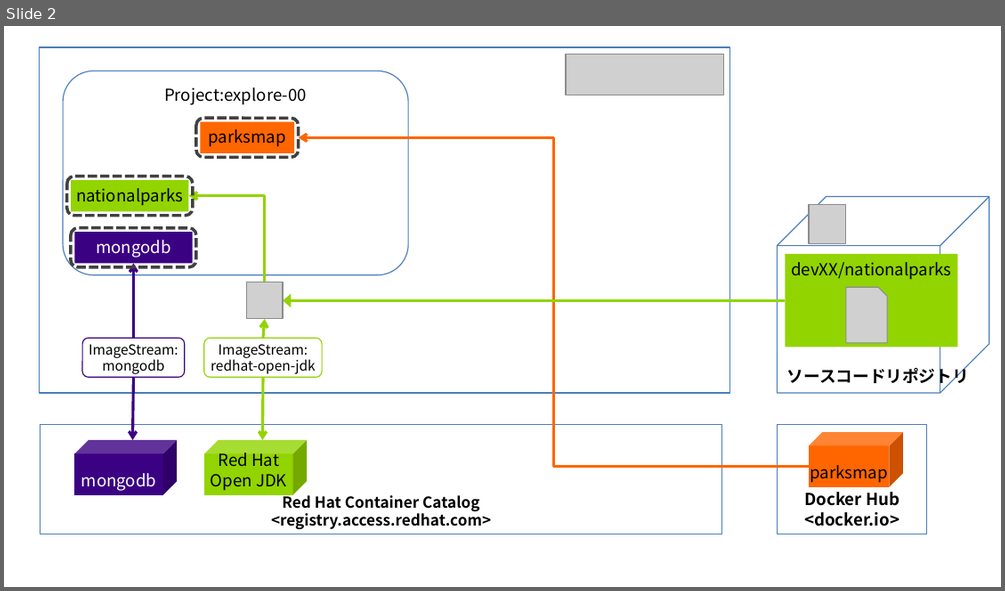
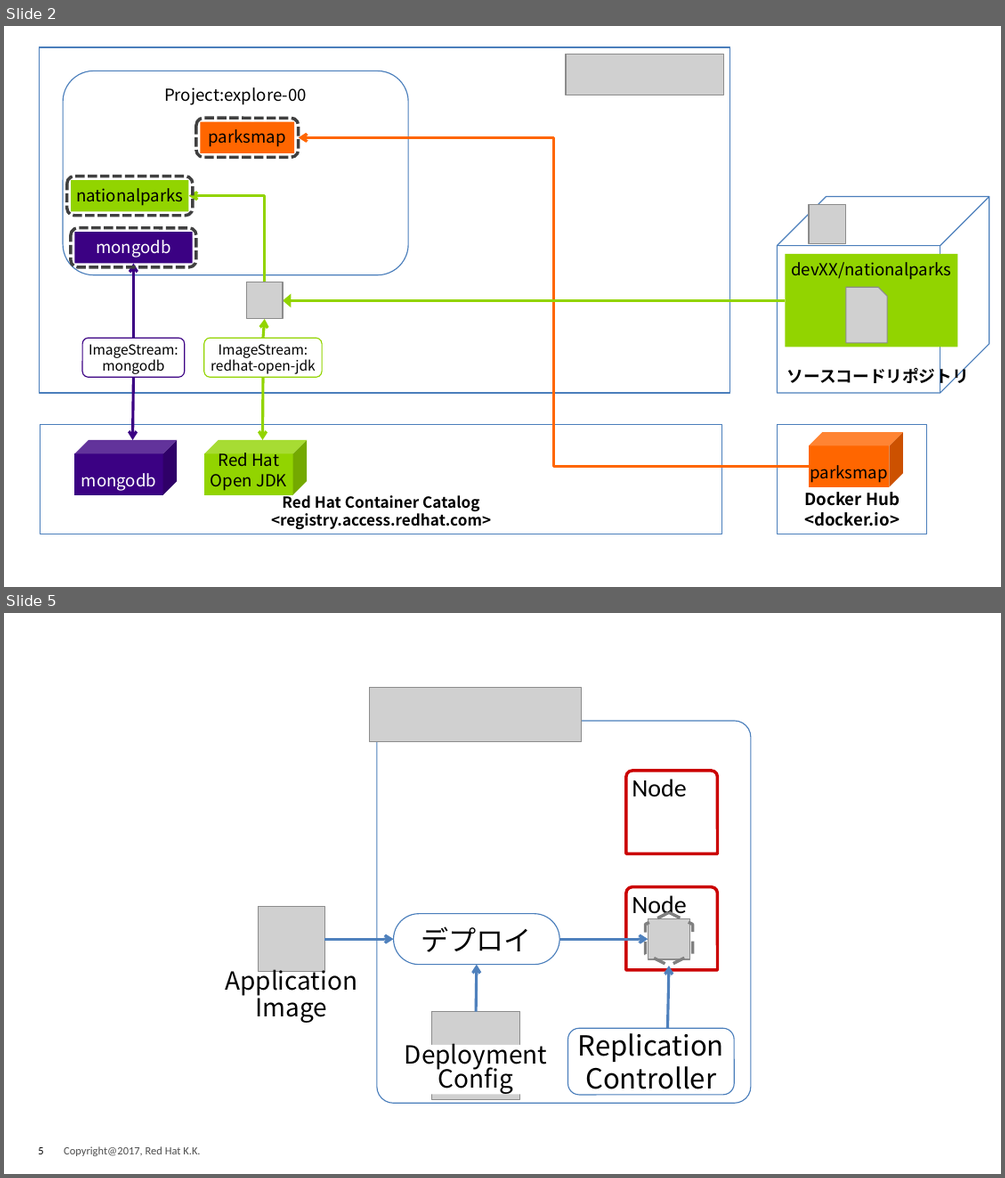
Before and after one commit to akubicharm/workshopper-content, a slide deck: images/diagrams.pptx. Shown one above the other, each under a label of ours: slide 2 before the commit, slides 2 and 5 after it; the slides between them are not shown. The pictures are 1005x591 and 1005x1178 pixels, drawn with LibreOffice and Linux fonts; fonts in the diff are those of the drawing; grey boxes stand for pictures; background and template pictures are left out. Boxes give left, top, right and bottom in pixels: in the first picture for what was removed or moved away, otherwise in the second. Text is boxed around its words. In the diff, an @@ line names an element or a change of style, - is before the commit and + after.

```diff
--- a/images/diagrams.pptx
+++ b/images/diagrams.pptx
@@ slide 5 added at bbox=[4, 613, 1001, 1174], background picture (left out) @@
@@ picture added at bbox=[370, 688, 581, 743] @@
@@ rounded rectangle added at bbox=[377, 721, 751, 1103], outline #4B7EBC 0.75 pt @@
@@ round same rect added at bbox=[626, 771, 718, 853], outline #CB0001 2.25 pt, 18 pt, text #000000 @@
+Node
@@ round same rect added at bbox=[626, 887, 718, 970], outline #CB0001 2.25 pt, 18 pt, text #000000 @@
+Node
@@ picture added at bbox=[259, 907, 325, 972] @@
@@ rounded rectangle added at bbox=[394, 914, 560, 965], outline #4B7EBC 0.75 pt, 20 pt, text #000000 @@
+デプロイ
@@ hexagon added at bbox=[645, 912, 692, 965], outline #808080 2.25 pt dashed @@
@@ picture added at bbox=[648, 918, 690, 959] @@
@@ arrow added from (325, 939) to (394, 939), #4F81BD 2 pt @@
@@ arrow added from (559, 939) to (648, 939), #4F81BD 2 pt @@
@@ text added at bbox=[225, 965, 357, 1022], 18 pt, text #000000 @@
+Application
+Image
@@ arrow added from (476, 1012) to (477, 964), #4F81BD 2 pt @@
@@ arrow added from (668, 1028) to (669, 965), #4F81BD 2 pt @@
@@ picture added at bbox=[431, 1012, 519, 1100] @@
@@ rounded rectangle added at bbox=[568, 1028, 735, 1094], outline #4B7EBC 0.75 pt, 20 pt, text #000000 @@
+Replication
+Controller
@@ rectangle added at bbox=[402, 1045, 550, 1094], fill #FFFFFF, 18 pt, text #000000 @@
+Deployment
+Config
@@ text added at bbox=[64, 1146, 200, 1156], 8 pt, text #4C4C4C @@
+Copyright@2017, Red Hat K.K.
@@ page number added at bbox=[38, 1147, 43, 1154], 8 pt, text #000000 @@
+5
```
Also in this commit, not shown: 2 other slides added, 2 other files.
